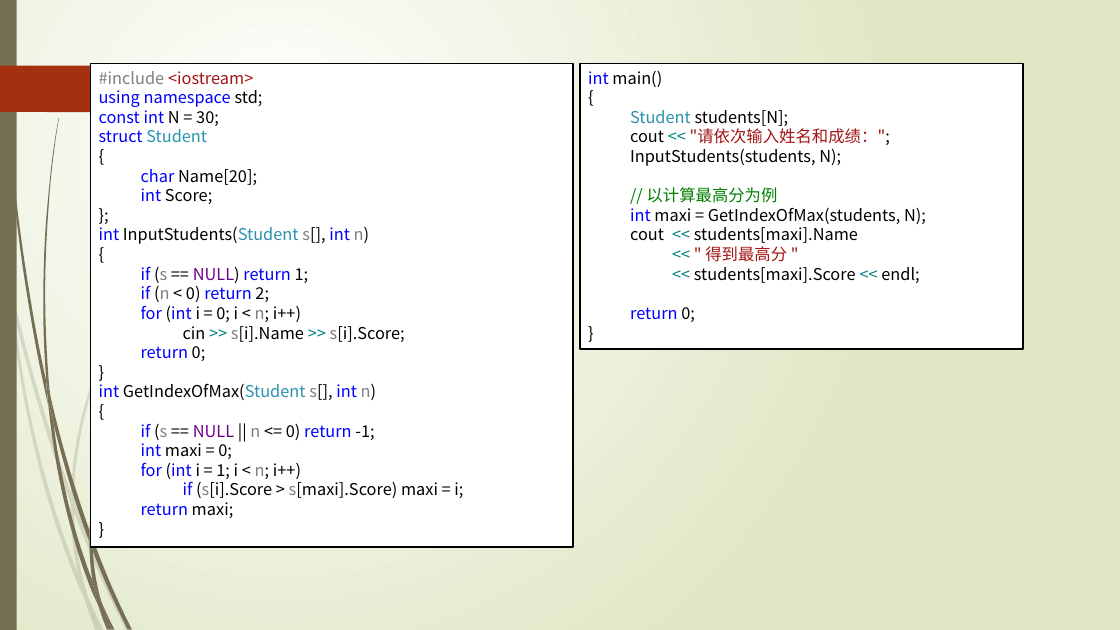
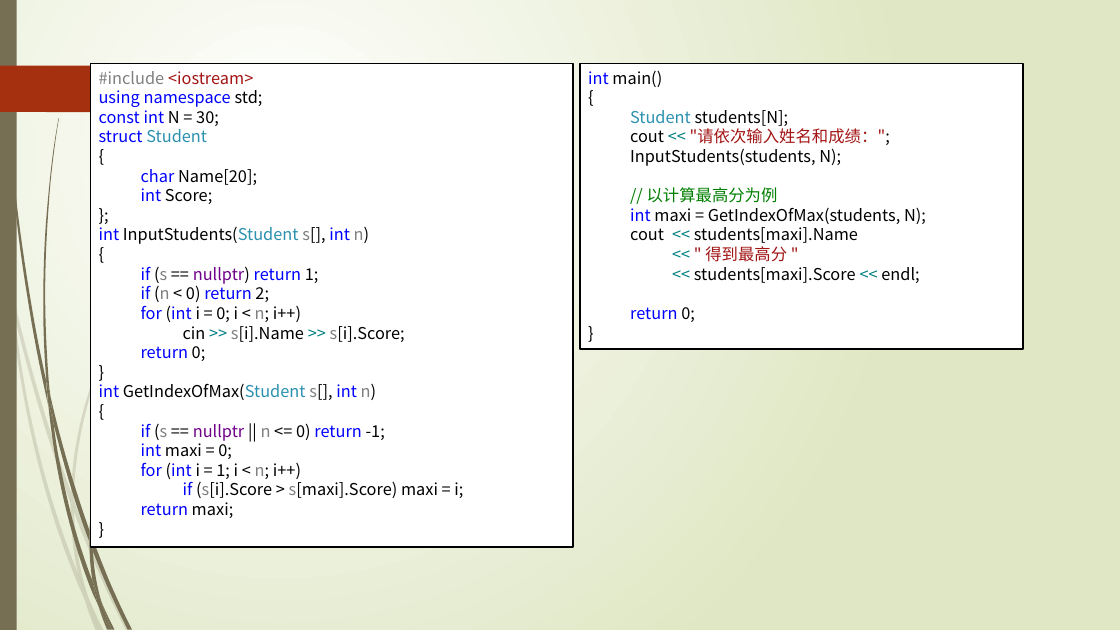
Before and after one commit to TeacherPeng/Datastruct, a slide deck: slide 21 of 教案/第00章 语言基础.pptx. Drawn at 1120x630 pixels with LibreOffice and Linux fonts; fonts in the diff are those of the drawing. Boxes give left, top, right and bottom in pixels: in the first picture for what was removed or moved away, otherwise in the second. Text is boxed around its words. In the diff, an @@ line names an element or a change of style, - is before the commit and + after.

```diff
--- a/教案/第00章 语言基础.pptx
+++ b/教案/第00章 语言基础.pptx
@@ text in rectangle at (141,266,319,284): text changed @@
-  if (s == NULL) return 1;
+  if (s == nullptr) return 1;
@@ text in rectangle at (141,423,385,441): text changed @@
-  if (s == NULL || n <= 0) return -1;
+  if (s == nullptr || n <= 0) return -1;
```
